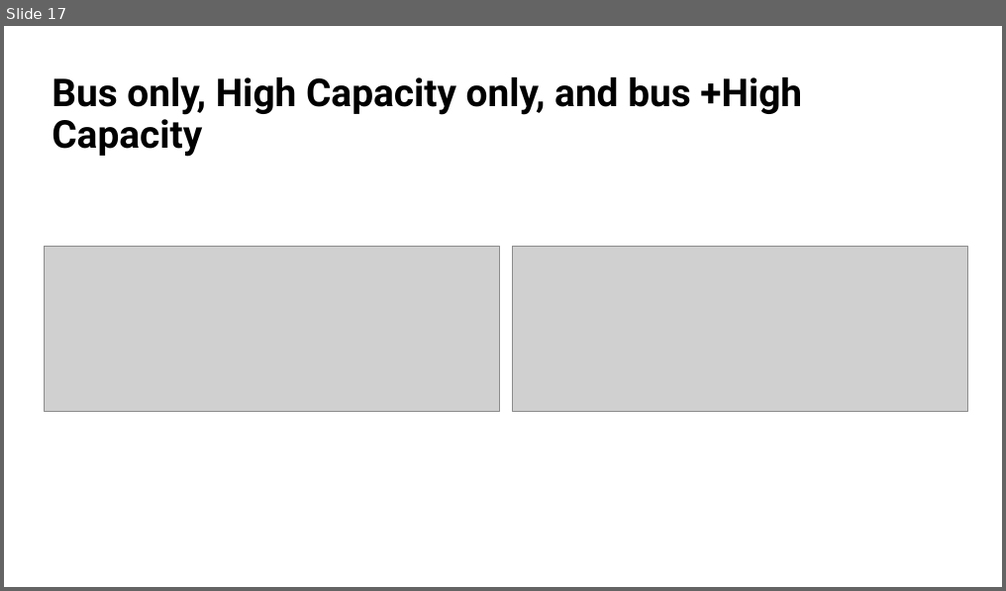
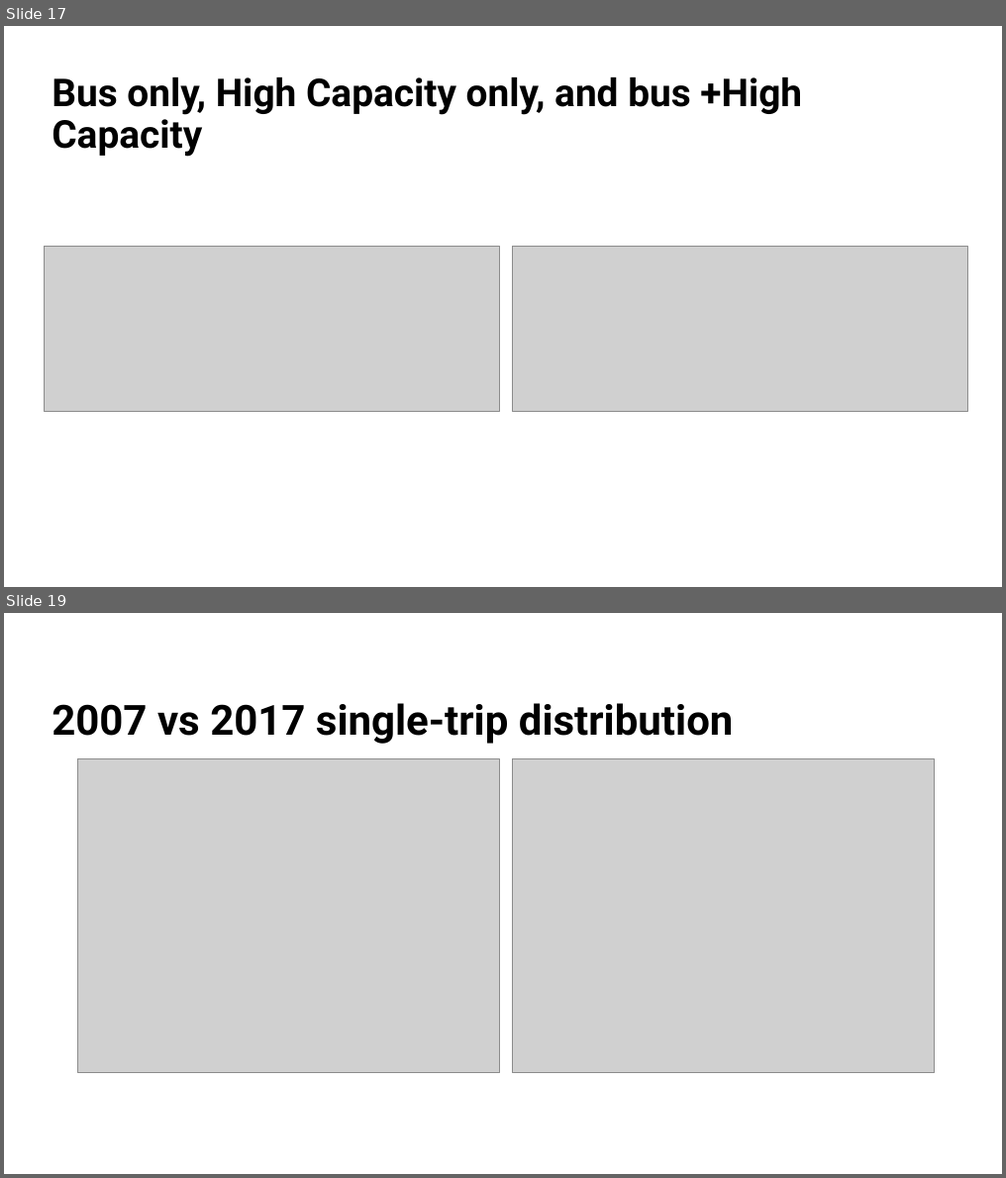
Before and after one commit to MUSA-Zhanchao/Mexico-City-survey-comp, a slide deck: doc/mexico city trip compa.pptx. Shown one above the other, each under a label of ours: slide 17 before the commit, slides 17 and 19 after it; the slides between them are not shown. The pictures are 1006x591 and 1006x1178 pixels, drawn with LibreOffice and Linux fonts; fonts in the diff are those of the drawing; grey boxes stand for pictures. Boxes give left, top, right and bottom in pixels: in the first picture for what was removed or moved away, otherwise in the second. Text is boxed around its words. In the diff, an @@ line names an element or a change of style, - is before the commit and + after.

```diff
--- a/doc/mexico city trip compa.pptx
+++ b/doc/mexico city trip compa.pptx
@@ slide 19 added at (4,613,1002,1174), background #FFFFFF @@
@@ title added at (52,703,734,744), 40 pt, text #000000, bold @@
+2007 vs 2017 single-trip distribution
@@ picture added at (77,759,500,1073) @@
@@ picture added at (512,759,935,1073) @@
```
Also in this commit, not shown: 5 other slides added, 15 other files.
